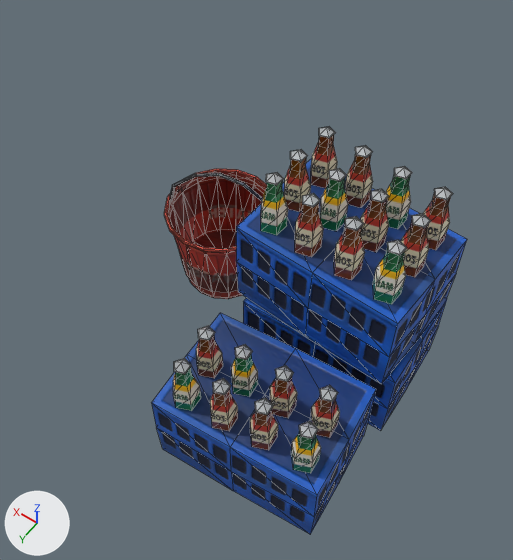
A saved change to the glTF model src/assets/models/prop_soft_kegs.glb.
One viewpoint serves both versions: a 50 mm lens placed at (-0.632, 0.914, 1.791), pointed at (-0.021, 0.059, 0.448). The lights are fixed; the arrows at lower left show +X, +Y and +Z. The first picture is the older version. Mesh edges are drawn as thin lines. Where no turn or scale is listed for an object, it has been applied to the vertices. Vertices at exactly the same position are counted once.

Names of what the first picture shows: 'prop_soft_kegs_body'.
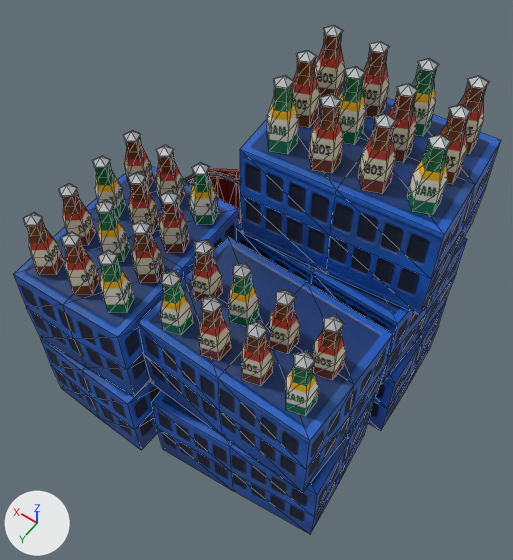
The change, as a diff of the scene's bpy script:
```diff
--- a/src/assets/models/prop_soft_kegs.glb.py
+++ b/src/assets/models/prop_soft_kegs.glb.py
@@ me_prop_soft_kegs_body @@
 # used by ob_prop_soft_kegs_body; location = (0.0, 0.0, 0.0)
-me_prop_soft_kegs_body.from_pydata(...)  # 756 vertices, 1348 faces; spans x -0.401..0.456, y -0.366..0.395, z 0.0..0.702
+me_prop_soft_kegs_body.from_pydata(...)  # 1172 vertices, 2080 faces; spans x -0.406..0.456, y -0.366..0.431, z 0.0..0.972
+# me_prop_soft_kegs_body part 1: the loose piece of 26 vertices spanning x -0.342..-0.28, y -0.055..0.01, z 0.536..0.702 is moved by (0.006, 0.236, 0.0)
+# me_prop_soft_kegs_body part 2: the loose piece of 26 vertices spanning x -0.237..-0.174, y -0.061..0.003, z 0.536..0.702 is moved by (-0.099, 0.341, 0.0)
+# me_prop_soft_kegs_body part 3: the loose piece of 26 vertices spanning x -0.127..-0.064, y -0.066..-0.002, z 0.536..0.702 is moved by (-0.102, 0.249, 0.0)
+# me_prop_soft_kegs_body part 4: the loose piece of 26 vertices spanning x -0.24..-0.178, y -0.164..-0.099, z 0.536..0.702 is moved by (0.013, 0.44, 0.0)
+# me_prop_soft_kegs_body part 5: the loose piece of 26 vertices spanning x -0.025..0.038, y -0.075..-0.01, z 0.536..0.702 is moved by (-0.098, 0.353, 0.0)
+# me_prop_soft_kegs_body part 6: the loose piece of 26 vertices spanning x -0.132..-0.07, y -0.166..-0.101, z 0.536..0.702 is moved by (0.01, 0.343, 0.0)
+# me_prop_soft_kegs_body part 7: the loose piece of 26 vertices spanning x -0.027..0.035, y -0.169..-0.104, z 0.536..0.702 is moved by (0.006, 0.342, 0.0)
+# me_prop_soft_kegs_body part 8: the loose piece of 26 vertices spanning x -0.037..0.026, y -0.274..-0.209, z 0.536..0.702 is moved by (0.017, 0.549, 0.0)
+# me_prop_soft_kegs_body part 9: 12 loose pieces with 312 vertices, spanning x -0.358..0.031, y -0.266..0.37, z 0.266..0.702, are deleted
+# me_prop_soft_kegs_body part 10: 728 vertices added at x -0.406..0.414, y -0.311..0.431, z 0.0..0.972
 me_prop_soft_kegs_body.materials.append(mat_main)
```

Where the change shows, as pixel boxes (x1, y1, x2, y2) in the pictures (513 x 560 px; the box of a moved part takes in the faces that stretch with it):
'prop_soft_kegs_body', reshaped (55% wider, 25% taller)
    before: (152, 127, 467, 535)
    after: (13, 25, 501, 535)
part 1 of me_prop_soft_kegs_body, moved or reshaped
    before: (373, 240, 407, 304)
    after: (313, 315, 346, 380)
part 2 of me_prop_soft_kegs_body, moved or reshaped
    before: (334, 216, 364, 280)
    after: (286, 351, 319, 416)
part 3 of me_prop_soft_kegs_body, moved or reshaped
    before: (295, 193, 323, 257)
    after: (269, 289, 300, 354)
part 4 of me_prop_soft_kegs_body, moved or reshaped
    before: (361, 189, 389, 252)
    after: (242, 321, 273, 386)
part 5 of me_prop_soft_kegs_body, moved or reshaped
    before: (261, 172, 288, 235)
    after: (199, 296, 231, 361)
part 6 of me_prop_soft_kegs_body, moved or reshaped
    before: (320, 169, 348, 231)
    after: (229, 263, 259, 326)
part 7 of me_prop_soft_kegs_body, moved or reshaped
    before: (284, 150, 311, 212)
    after: (192, 240, 223, 301)
part 8 of me_prop_soft_kegs_body, moved or reshaped
    before: (311, 127, 337, 188)
    after: (161, 271, 193, 335)
part 9 of me_prop_soft_kegs_body, deleted
    before: (173, 146, 453, 473)
part 10 of me_prop_soft_kegs_body, added (blue)
    after: (13, 25, 501, 492)
